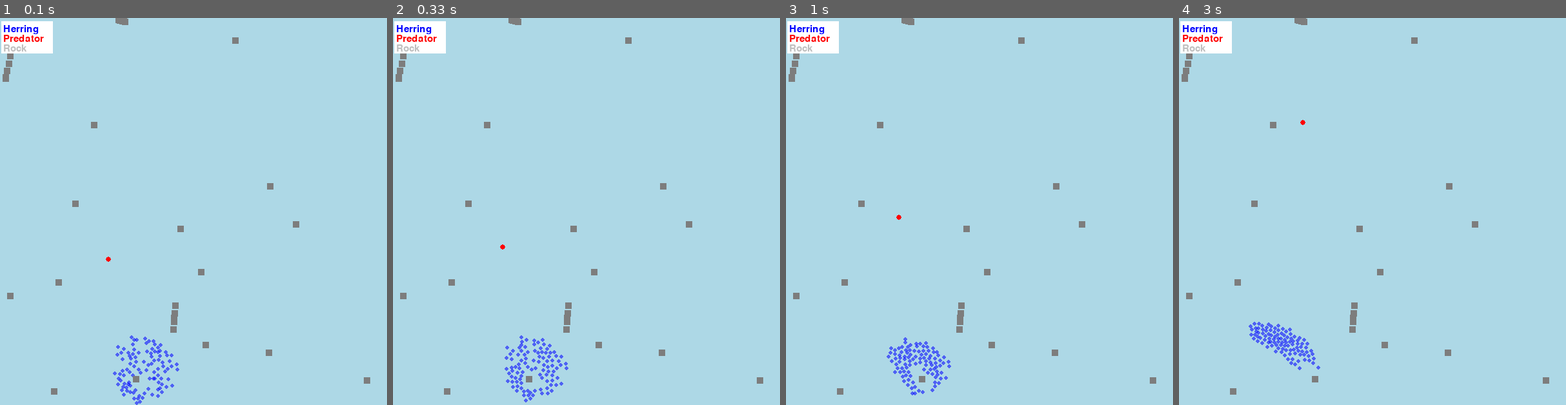
Above: before the commit, frames 1-4 (left to right).
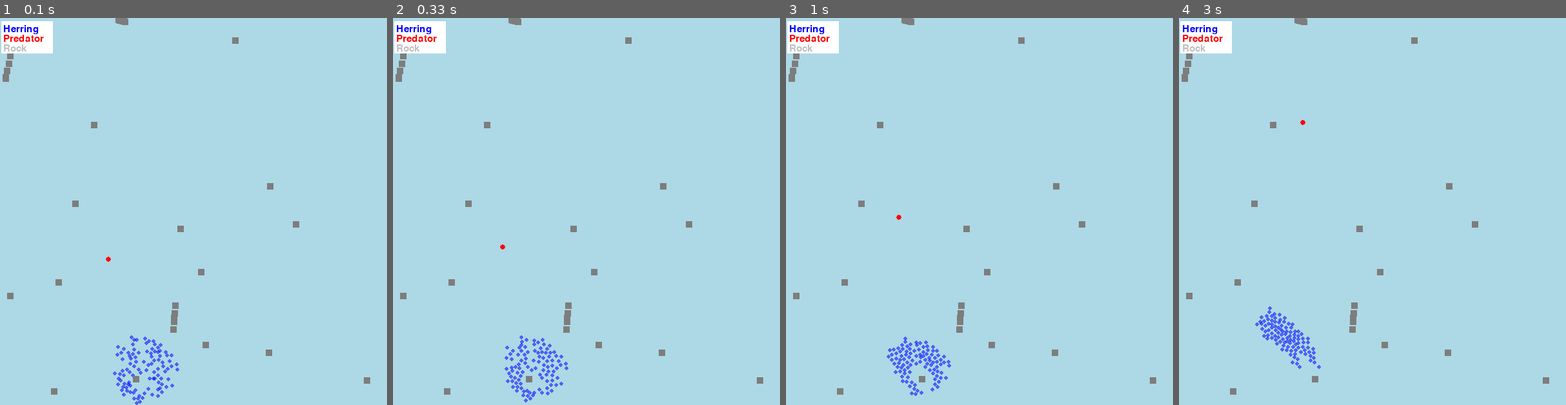
Above: after the commit, the same moments.

Repository: suus-stack/PCA
Game: pygame game, started from code/gamefish.py
The game is run twice, just before and just after one commit, with the same random seed, the same clock (stepped at 60 frames per second) and the same inputs.
Inputs:
- Up to frame 1 (0.1 s): no input
- Up to frame 2 (0.33 s): no input
- Up to frame 3 (1 s): no input
- Up to frame 4 (3 s): no input

Frame 1 is identical in both runs. In frame 2, less than 0.1% of the frame differs, in the area x 30-39%, y 90-99%; in frame 3, 0.5%; in frame 4, 0.8%, in the area x 18-37%, y 74-91%.

Commit message:
1 unit = 0.25 m

Diff:
--- a/code/gamefish.py
+++ b/code/gamefish.py
@@ -17,8 +17,8 @@
 import itertools
 
 class Config():
-    """ Class that stores the values of all the parameter constants in the experiment."""
-
+    """ Class that stores the values of all the parameter constants in the experiment.
+    To enhance clarity in the simulation, 1 unit is mort 1 meter but 0.25 meter."""
     # Experimental setting
     WIDTH = 600
     HEIGHT = 600
@@ -31,18 +31,18 @@
     COHESION_DISTANCE = 32
     HERRING_SPEED = 1.24
     HERRING_SPEED_MAX = 18.44
-    PERCEPTION_LENGTH_HERRING = 32
-    KILL_DISTANCE = 3.6
+    PERCEPTION_LENGTH_HERRING = 32 # How far a herring can sense
+    KILL_DISTANCE = 3.6 # The distance from which a predator will kill a herring
 
     # Parameters predator
     PREDATOR_SIZE = 4
     PREDATOR_SPEED = 3.6
     PREDATOR_SPEED_MAX = 24.4
-    PERCEPTION_LENGTH_PREDATOR = 100
+    PERCEPTION_LENGTH_PREDATOR = 100 # How far a predator can sense
 
     # Parameters rock
     ROCK_LENGTH = 10
-    ROCK_AVOIDANCE_DIST = 15
+    ROCK_AVOIDANCE_DIST = 16
 
 class Herring(pygame.sprite.Sprite):
 
